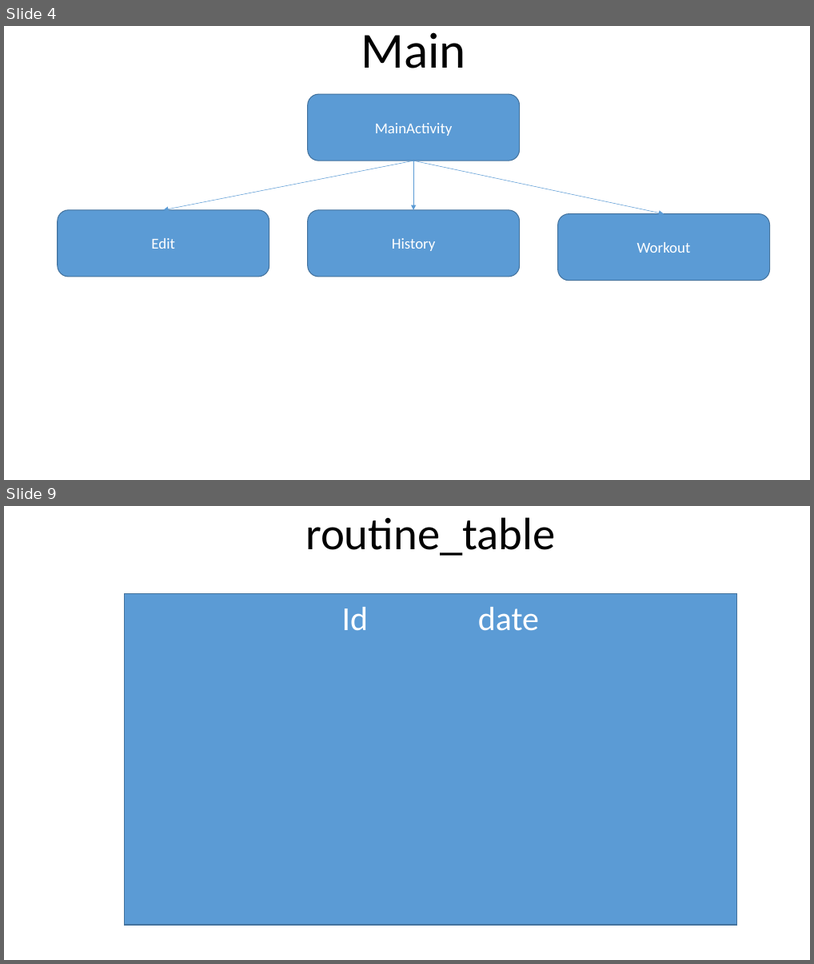
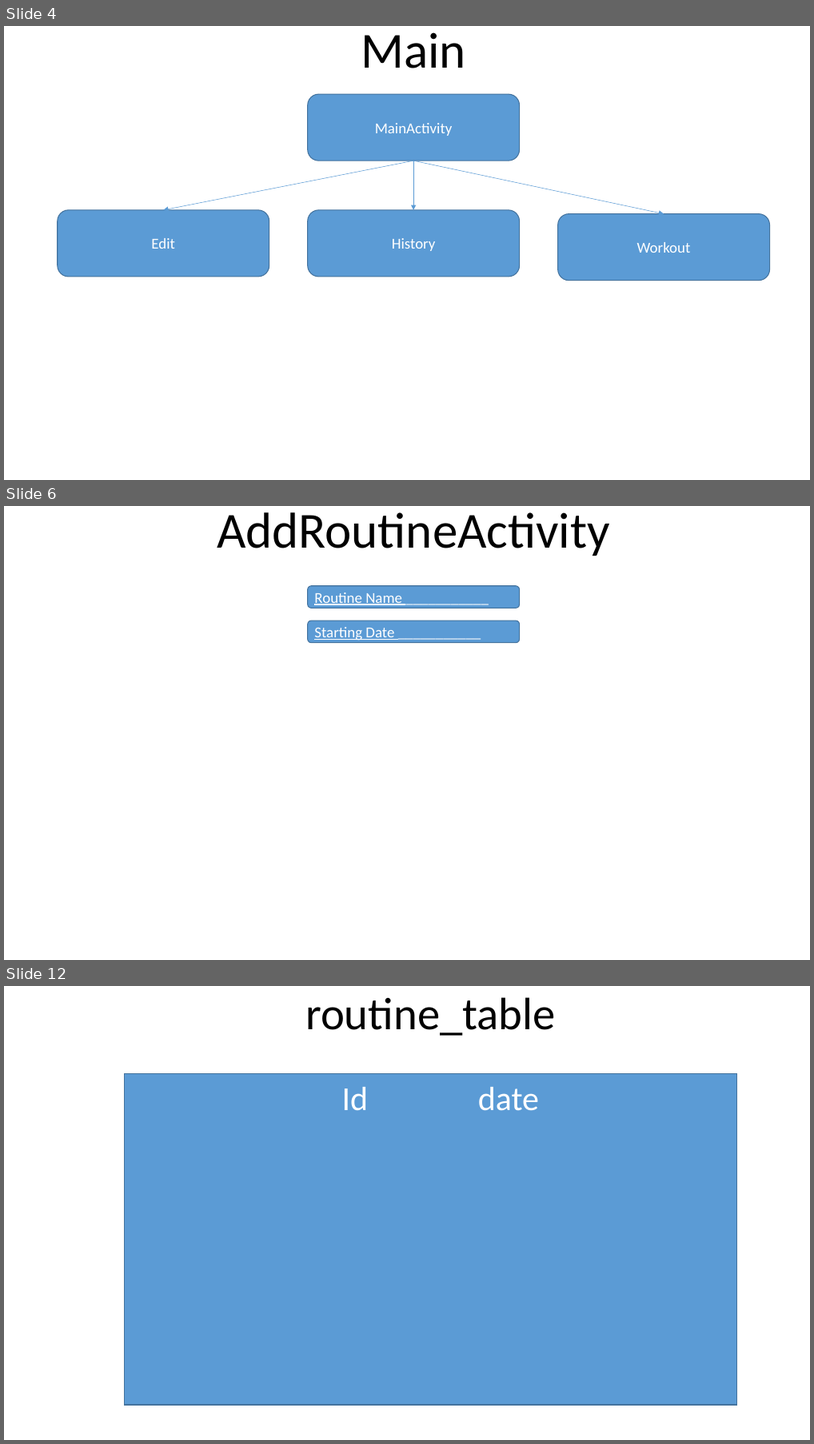
Before and after one commit to TamirMishali/TrainingManager, a slide deck: ClassArrangments.pptx. Shown one above the other, each under a label of ours: slides 4 and 9 before the commit, slides 4, 6 and 12 after it; the slides between them are not shown. The pictures are 814x964 and 814x1444 pixels, drawn with LibreOffice and Linux fonts; fonts in the diff are those of the drawing. Boxes give left, top, right and bottom in pixels: in the first picture for what was removed or moved away, otherwise in the second. Text is boxed around its words. In the diff, an @@ line names an element or a change of style, - is before the commit and + after.

Commit message:
Stable Edit Routine  - can add new routine name and date to database

```diff
--- a/ClassArrangments.pptx
+++ b/ClassArrangments.pptx
@@ slide 6 added at (4, 506, 810, 960), background #FFFFFF @@
@@ title added at (217, 512, 610, 556), 60 pt, text #000000 @@
+AddRoutineActivity
@@ rounded rectangle added at (308, 586, 519, 608), fill #5B9BD5, outline #43739E 1 pt, 18 pt, text #FFFFFF, underline @@
+Routine Name ___________
@@ rounded rectangle added at (308, 620, 519, 642), fill #5B9BD5, outline #43739E 1 pt, 18 pt, text #FFFFFF, underline @@
+Starting Date ___________
@@ what was slide 9 is now slide 12 @@
```
Also in this commit, not shown: 6 slides changed, 2 other slides added, 27 other files.
